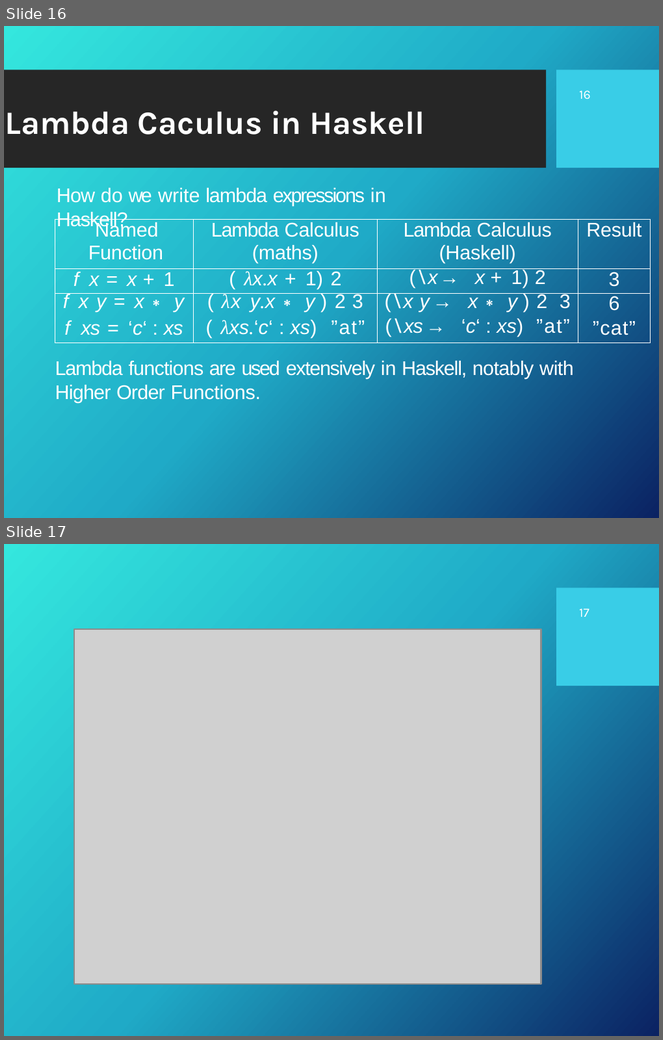
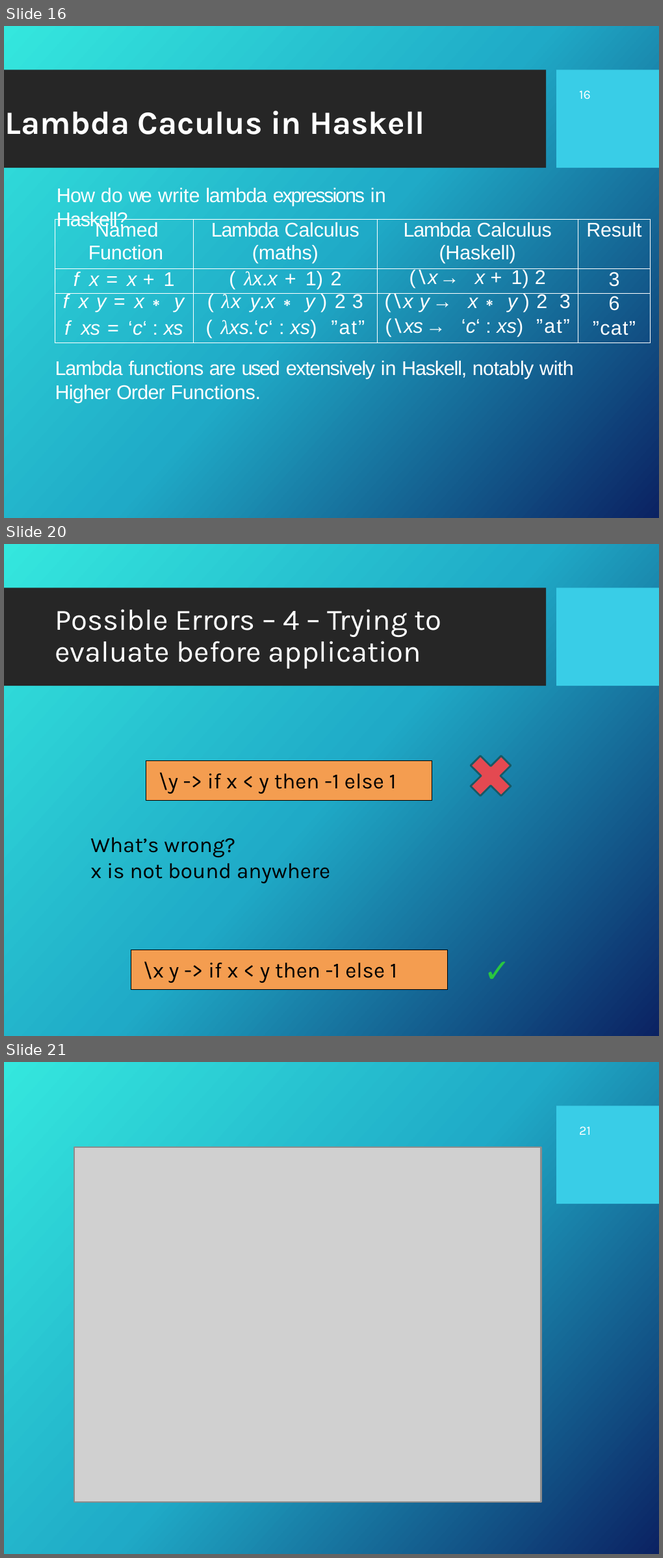
Before and after one commit to Fun-Prog-26/fun-prog-26, a slide deck: topic04-functions-and-lambda-calculus/unit-04a-lectures/wip/talk-2/b-lambda-calculus.pptx. Shown one above the other, each under a label of ours: slides 16 and 17 before the commit, slides 16, 20 and 21 after it; the slides between them are not shown. The pictures are 663x1040 and 663x1558 pixels, drawn with LibreOffice and Linux fonts; fonts in the diff are those of the drawing; grey boxes stand for pictures; background and template pictures are left out. Boxes give left, top, right and bottom in pixels: in the first picture for what was removed or moved away, otherwise in the second. Text is boxed around its words. In the diff, an @@ line names an element or a change of style, - is before the commit and + after.

```diff
--- a/topic04-functions-and-lambda-calculus/unit-04a-lectures/wip/talk-2/b-lambda-calculus.pptx
+++ b/topic04-functions-and-lambda-calculus/unit-04a-lectures/wip/talk-2/b-lambda-calculus.pptx
@@ slide 20 added at box(4, 544, 659, 1036), background picture (left out); not listed: 2 template elements that a slide beside it also shows @@
@@ title added at box(55, 609, 442, 669), 16.3 pt, text #FFFFFF @@
+Possible Errors – 4 – Trying to evaluate before application
@@ cross added at box(462, 747, 520, 805), fill #E44951, outline #195A65 1 pt @@
@@ rectangle added at box(146, 761, 432, 800), fill #F49D50, outline #000000 0.75 pt, 12 pt, text #000000 @@
+\y -> if x < y then -1 else 1
@@ text added at box(90, 837, 330, 883), 12 pt, text #000000 @@
+What’s wrong?
+x is not bound anywhere
@@ rectangle added at box(131, 950, 449, 989), fill #F49D50, outline #000000 0.75 pt, 12 pt, text #000000 @@
+\x y -> if x < y then -1 else 1
@@ text added at box(471, 943, 515, 995), 18 pt, text #29C63F, bold @@
+✓
@@ what was slide 17 is now slide 21 @@
@@ page number at box(579, 1126, 591, 1135): text changed @@
-17
+21
```
Also in this commit, not shown: 2 slides changed, 3 other slides added, 14 other files.
